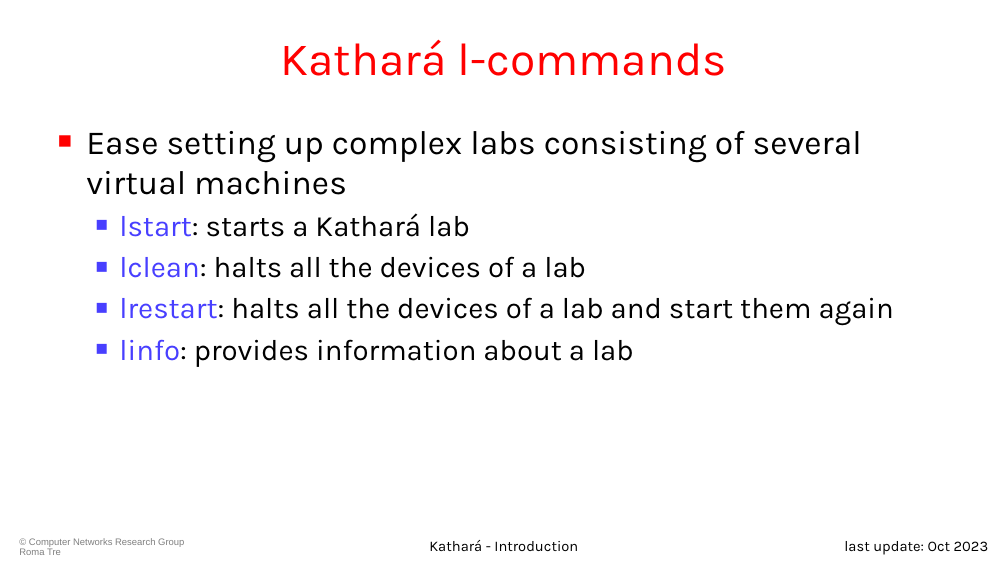
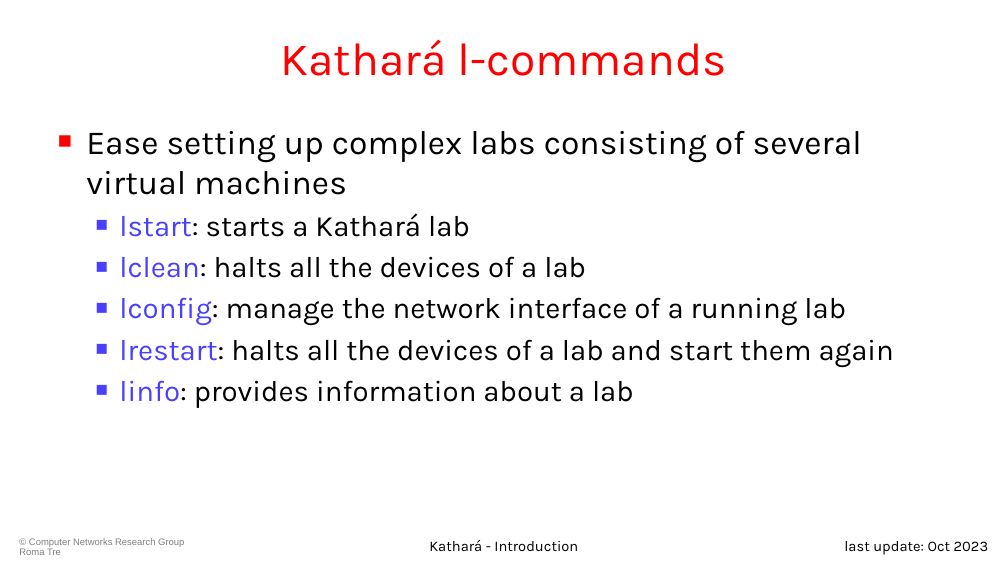
Before and after one commit to KatharaFramework/Kathara-Labs, a slide deck: slide 19 of tutorials/introduction/001-kathara-introduction.pptx. Drawn at 1008x567 pixels with LibreOffice and Linux fonts; fonts in the diff are those of the drawing; background and template pictures are left out. Boxes give left, top, right and bottom in pixels: in the first picture for what was removed or moved away, otherwise in the second. Text is boxed around its words. In the diff, an @@ line names an element or a change of style, - is before the commit and + after.

```diff
--- a/tutorials/introduction/001-kathara-introduction.pptx
+++ b/tutorials/introduction/001-kathara-introduction.pptx
@@ text at [119,297,846,326]: paragraph added @@
+  ■ lconfig: manage the network interface of a running lab
```
Also in this commit, not shown: 14 other files.
